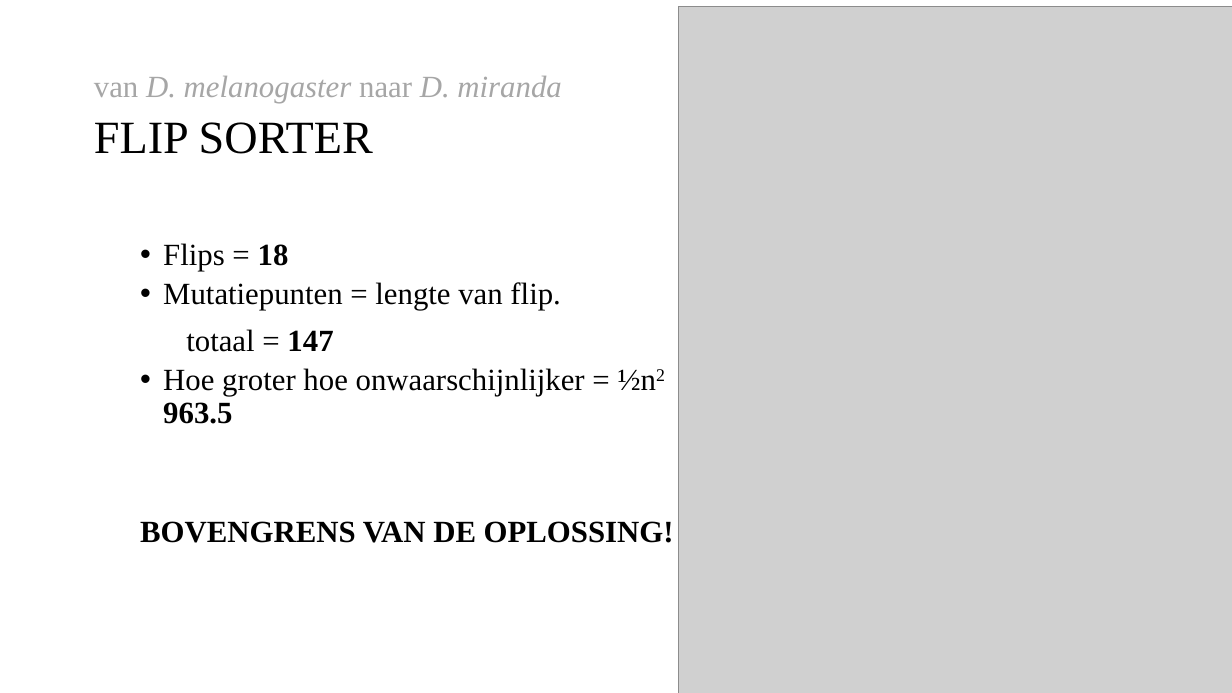
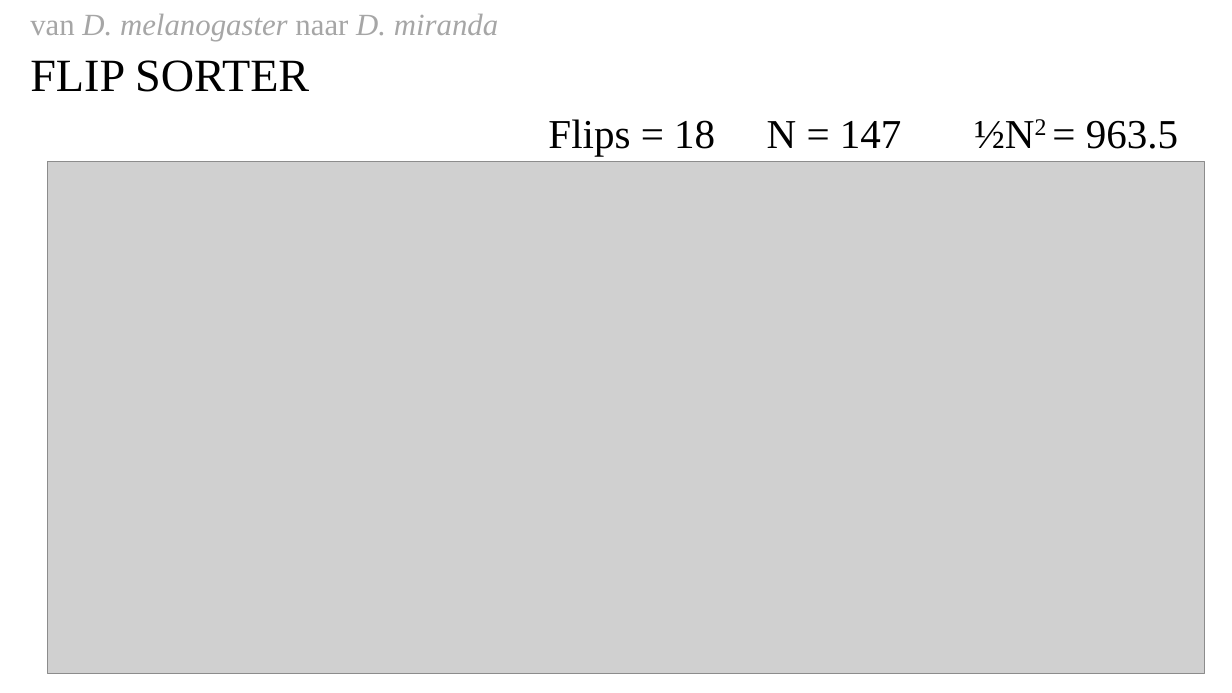
Before and after one commit to Leanderrr/fruitvliegen, a slide deck: slide 8 of verslaglegging en presentaties/Powerpont 1.pptx (slide 18 before the commit). Drawn at 1232x693 pixels with LibreOffice and Linux fonts; fonts in the diff are those of the drawing; grey boxes stand for pictures. Boxes give left, top, right and bottom in pixels: in the first picture for what was removed or moved away, otherwise in the second. Text is boxed around its words. In the diff, an @@ line names an element or a change of style, - is before the commit and + after.

```diff
--- a/verslaglegging en presentaties/Powerpont 1.pptx
+++ b/verslaglegging en presentaties/Powerpont 1.pptx
@@ text "van D. melanogaster naar D. ...": place and size @@
-text "van D. melanogaster naar D. ..." at bbox=[94, 76, 561, 154]
+text "van D. melanogaster naar D. ..." at bbox=[30, 14, 498, 92]
@@ picture removed at bbox=[678, 6, 1232, 693] @@
@@ picture removed at bbox=[683, 13, 1232, 693] @@
@@ text added at bbox=[548, 119, 1178, 155], 32 pt, text #000000 @@
+Flips = 18 N = 147 ½N2 = 963.5
@@ picture added at bbox=[47, 162, 1205, 674] @@
@@ text removed at bbox=[140, 243, 674, 543] @@
-  • Flips = 18
-  • Mutatiepunten = lengte van flip.
-totaal = 147
-  • Hoe groter hoe onwaarschijnlijker = ½n2 = 963.5
-  BOVENGRENS VAN DE OPLOSSING!
```
Also in this commit, not shown: 6 other slides changed, 5 slides added, 7 slides removed, 4 other files.
